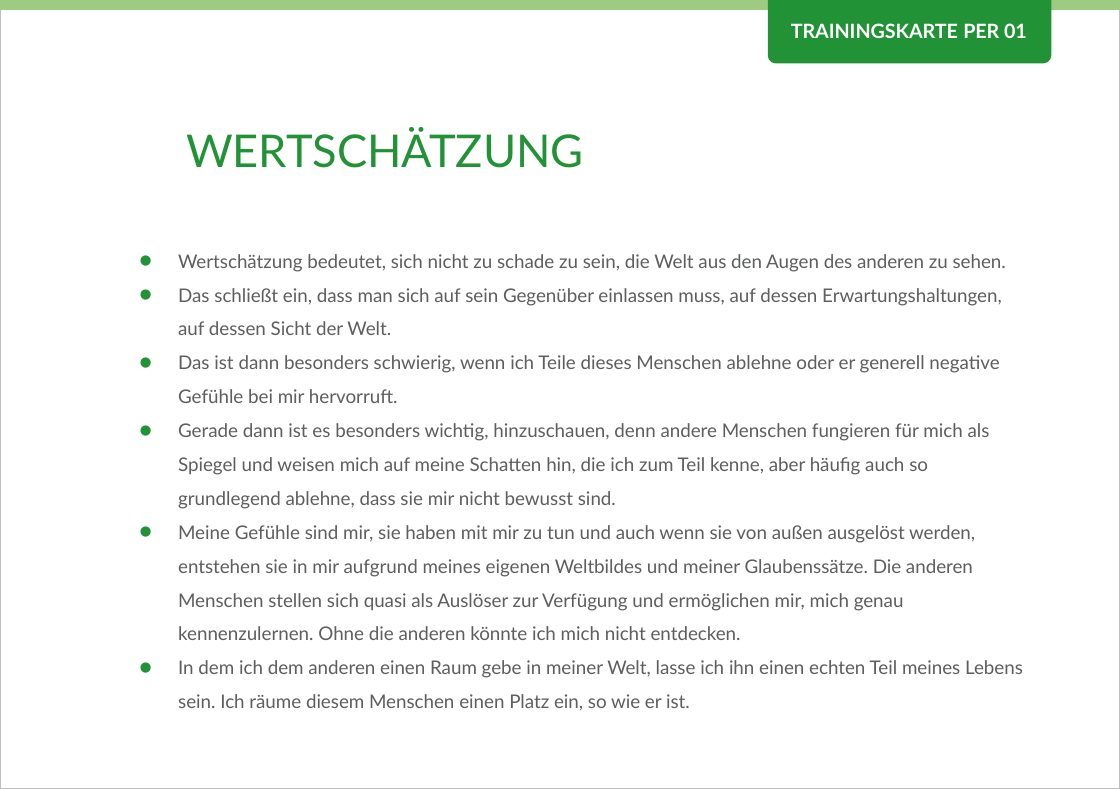
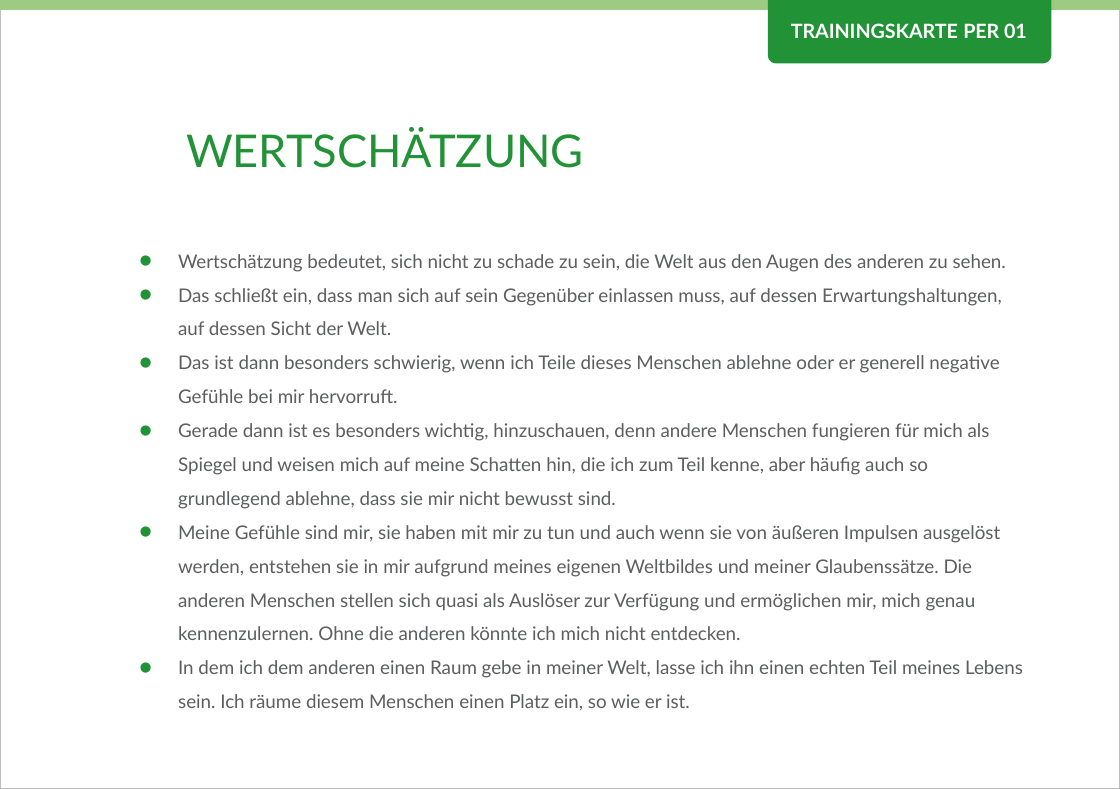
Before and after one commit to Teamtool/training-materials, a slide deck: slide 1 of emotional erwachsen/Perception (PER)/ger/apprentice/ger_PER_01_Wertschaetzung_EE_A.pptx. Drawn at 1120x789 pixels with LibreOffice and Linux fonts; fonts in the diff are those of the drawing; background and template pictures are left out. Boxes give left, top, right and bottom in pixels: in the first picture for what was removed or moved away, otherwise in the second. Text is boxed around its words. In the diff, an @@ line names an element or a change of style, - is before the commit and + after.

```diff
--- a/emotional erwachsen/Perception (PER)/ger/apprentice/ger_PER_01_Wertschaetzung_EE_A.pptx
+++ b/emotional erwachsen/Perception (PER)/ger/apprentice/ger_PER_01_Wertschaetzung_EE_A.pptx
@@ text at (178,525,1000,640): text changed @@
-• Meine Gefühle sind mir, sie haben mit mir zu tun und auch wenn sie von außen ausgelöst werden, entstehen sie in mir aufgrund meines eigenen Weltbildes und meiner Glaubenssätze. Die anderen Menschen stellen sich quasi als Auslöser zur Verfügung und ermöglichen mir, mich genau kennenzulernen. Ohne die anderen könnte ich mich nicht entdecken.
+• Meine Gefühle sind mir, sie haben mit mir zu tun und auch wenn sie von äußeren Impulsen ausgelöst werden, entstehen sie in mir aufgrund meines eigenen Weltbildes und meiner Glaubenssätze. Die anderen Menschen stellen sich quasi als Auslöser zur Verfügung und ermöglichen mir, mich genau kennenzulernen. Ohne die anderen könnte ich mich nicht entdecken.
```
Also in this commit, not shown: 1 other file.
